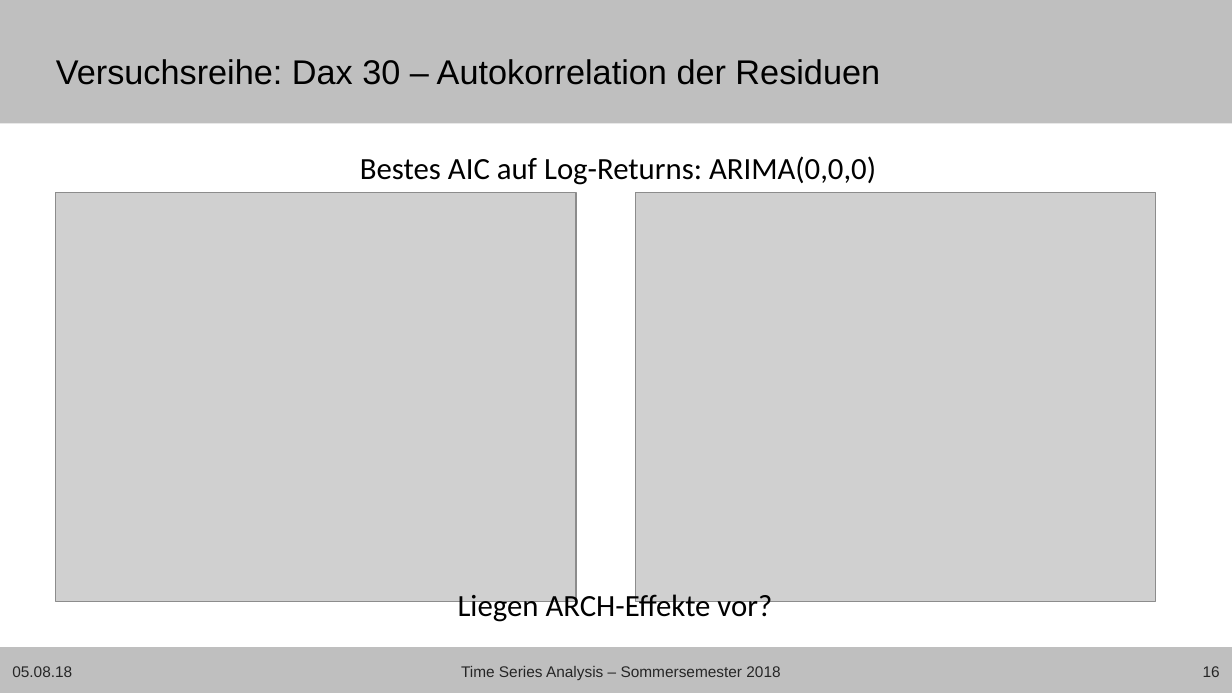
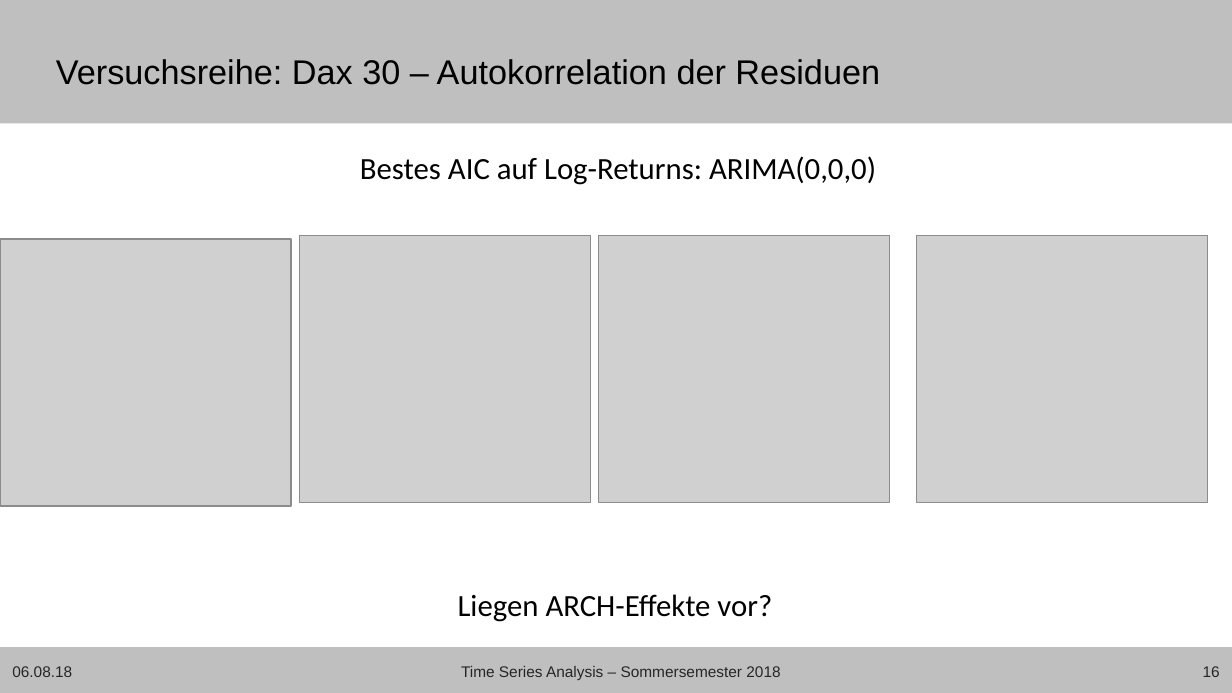
Before and after one commit to Janis90/time-series-anaysis, a slide deck: slide 16 of presentation/tsa_presentation_final.pptx. Drawn at 1232x693 pixels with LibreOffice and Linux fonts; fonts in the diff are those of the drawing; grey boxes stand for pictures; background and template pictures are left out. Boxes give left, top, right and bottom in pixels: in the first picture for what was removed or moved away, otherwise in the second. Text is boxed around its words. In the diff, an @@ line names an element or a change of style, - is before the commit and + after.

```diff
--- a/presentation/tsa_presentation_final.pptx
+++ b/presentation/tsa_presentation_final.pptx
@@ picture: place and size @@
-picture at [55,192,575,601]
+picture at [0,239,291,506]
@@ picture: place and size @@
-picture at [636,192,1156,601]
+picture at [299,235,590,503]
@@ picture added at [599,235,890,503] @@
@@ picture added at [917,235,1207,503] @@
@@ text at [12,666,72,677]: text changed @@
-05.08.18
+06.08.18
```
Also in this commit, not shown: 21 other slides changed, 3 other files.
